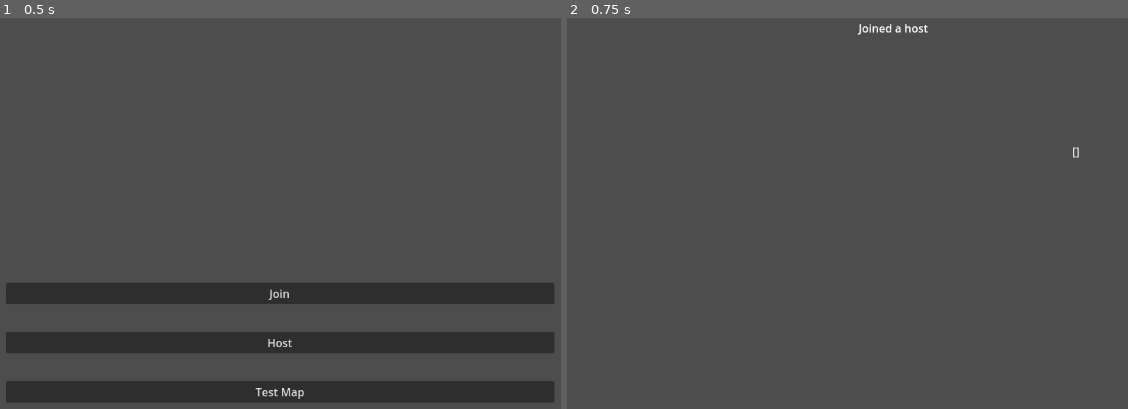
Above: before the commit, frames 1-2 (left to right).
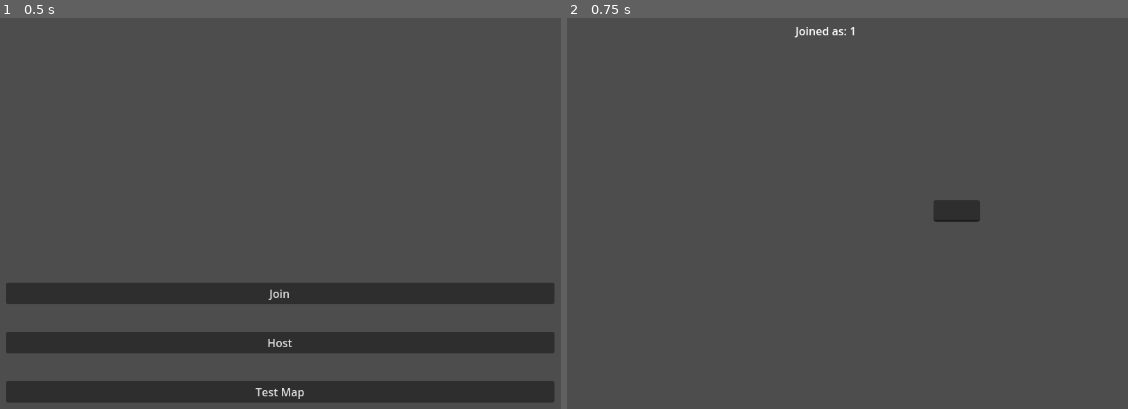
Above: after the commit, the same moments.

Repository: DragonCat4012/Shyv_Game
Game: Godot game, scene res://Scenes/menu.tscn
The game is run twice, just before and just after one commit, with the same random seed, the same clock (stepped at 60 frames per second) and the same inputs.
Inputs:
- Up to frame 1 (0.5 s): no input
- Up to frame 2 (0.75 s): click "Join" at 0.5 s

Frame 1 is identical in both runs. In frame 2, 0.7% of the frame differs, in the area x 40-92%, y 1-53%.

Commit message:
send Messages in lobby

Diff:
--- a/GamManager.gd
+++ b/GamManager.gd
@@ -3,39 +3,82 @@
 var multiplayer_peer = ENetMultiplayerPeer.new()
 const Port = 9999
 const Adress = "127.0.0.1"
-var connected_peer_ids = []
+var connected_peer_ids: Array[int] = []
+var messages = {}
 
 func _on_host_pressed():
 	multiplayer_peer.create_server(Port)
 	multiplayer.multiplayer_peer = multiplayer_peer
-	print("created host id: ", multiplayer.get_unique_id())
+	print_signed("created host id: ", multiplayer.get_unique_id())
 
 	multiplayer_peer.peer_connected.connect(
 		func(new_peer_id):
-			rpc("add_newly_connected_player_character", new_peer_id)
+			rpc("_on_player_connected", new_peer_id)
 			rpc_id(new_peer_id, "add_previously_connected_player_character", connected_peer_ids)
+			rpc_id(new_peer_id, "add_previously_send_messages", messages)
 			addPlayer(new_peer_id)
+	)
+	multiplayer_peer.peer_disconnected.connect(
+		func(old_peer_id):
+			rpc("_on_player_diconnected", old_peer_id)
+			removePlayer(old_peer_id)
 	)
 
 func _on_join_pressed():
 	multiplayer_peer.create_client(Adress, Port)
 	multiplayer.multiplayer_peer = multiplayer_peer
-	print("join with: ", multiplayer.get_unique_id())
-	print("remote id: ", multiplayer.get_peers())
-
-func _on_message_input_text_submitted(new_text):
-	pass
+	print_signed("join with: ", multiplayer.get_unique_id())
+	print_signed("already joined players: ", multiplayer.get_peers())
+	connected_peer_ids.assign(multiplayer.get_peers())
 
 func addPlayer(peer_id):
 	connected_peer_ids.append(peer_id)
+	messages[peer_id] = ""
+
+func removePlayer(peer_id):
+	connected_peer_ids.erase(peer_id)
+	messages.erase(peer_id)
 
 @rpc
-func add_newly_connected_player_character(new_per_id):
-	print("added newly: ", new_per_id)
+func _on_player_connected(new_per_id):
+	'''Called on every peer'''
+	print_signed("Added player: ", new_per_id)
 	addPlayer(new_per_id)
 
 @rpc
+func _on_player_diconnected(new_per_id):
+	'''Called on every peer'''
+	print_signed("remove player: ", new_per_id)
+	removePlayer(new_per_id)
+
+@rpc # only server can call it
 func add_previously_connected_player_character(peer_ids):
-	print("added a few: ", peer_ids)
+	print_signed("added a few: ", peer_ids)
 	for peer_id in peer_ids:
 		addPlayer(peer_id)
+@rpc
+func add_previously_send_messages(msgs):
+	messages = msgs
+
+# Util
+func print_signed(arg, arg2 = "", arg3 = "", arg4 = ""):
+	print("[",multiplayer.get_unique_id(), "]: ", arg, arg2, arg3, arg4)
+
+# Lobby Stuff
+@rpc("any_peer", "call_local") # Any peer can call it, calls on self
+func _on_lobby_message(msg):
+	var peer_id = multiplayer.get_remote_sender_id()
+	print_signed("Fucntion called by peer: ", peer_id," msg: ", msg)
+	messages[peer_id] = msg
+
+func send_lobby_message(newMessage):
+	rpc("_on_lobby_message", newMessage)
+	#messages[multiplayer.get_unique_id()] = newMessage
+
+@rpc("any_peer")# Any peer can call it,
+func my_func_any_peer():
+	var peer_id = multiplayer.get_remote_sender_id()
+	if peer_id == get_multiplayer_authority():
+		# The authority is not allowed to call this function.
+		return
+	print_signed("Fucntion called by a remote peer: ", multiplayer.get_remote_sender_id())
--- a/Scenes/PreGame/PeerView.gd
+++ b/Scenes/PreGame/PeerView.gd
@@ -1,6 +1,24 @@
 extends Node2D
 
 @onready var host_name = $HostName
+@onready var peer_list = $PeerList
+@onready var name_field = $nameField
 
 func _process(delta):
-	host_name.text = str(GamManager.connected_peer_ids)
+	peer_list.text = show_messages()#str(GamManager.connected_peer_ids)
+	host_name.text = "Joined as: " + str(GamManager.multiplayer.get_unique_id())
+
+func display_message(message):
+	GamManager.send_lobby_message(message)
+
+func _on_line_edit_text_submitted(new_text):
+	display_message(new_text)
+
+func show_messages() -> String:
+	var str = ""
+	for peer in GamManager.connected_peer_ids:
+		var str2 = str(peer)
+		if peer in GamManager.messages.keys():
+			str2 += ": " + GamManager.messages[peer]
+		str += str2
+	return str
--- a/Scenes/PreGame/PeerView.tscn
+++ b/Scenes/PreGame/PeerView.tscn
@@ -5,16 +5,24 @@
 [node name="PeerView" type="Node2D"]
 script = ExtResource("1_hqru8")
 
-[node name="HostName" type="Label" parent="."]
+[node name="PeerList" type="Label" parent="."]
 offset_left = 913.0
 offset_top = 194.0
 offset_right = 1055.0
 offset_bottom = 496.0
 metadata/_edit_use_anchors_ = true
 
-[node name="Label2" type="Label" parent="."]
-offset_left = 605.0
-offset_top = 16.0
-offset_right = 645.0
-offset_bottom = 39.0
+[node name="HostName" type="Label" parent="."]
+offset_left = 514.0
+offset_top = 20.0
+offset_right = 614.0
+offset_bottom = 43.0
 text = "Joined a host"
+
+[node name="nameField" type="LineEdit" parent="."]
+offset_left = 713.0
+offset_top = 276.0
+offset_right = 780.063
+offset_bottom = 307.0
+
+[connection signal="text_submitted" from="nameField" to="." method="_on_line_edit_text_submitted"]
--- a/Scenes/PreGame/hostView.gd
+++ b/Scenes/PreGame/hostView.gd
@@ -1,6 +1,17 @@
 extends Node2D
 
-@onready var player_list = $PlayerList
+@onready var player_rect = $VBoxContainer/Label
+@onready var v_box_container = $VBoxContainer
+var lastArr = ""
 
 func _process(delta):
-	player_list.text = str(GamManager.connected_peer_ids)
+	#if str(GamManager.connected_peer_ids) != lastArr:
+	for child in v_box_container.get_children():
+		v_box_container.remove_child(child)
+
+	for id in GamManager.connected_peer_ids:
+		var e = player_rect.duplicate()
+		e.text = str(id) + ": " + GamManager.messages[id]
+		v_box_container.add_child(e)
+
+	lastArr = str(GamManager.connected_peer_ids)
--- a/Scenes/PreGame/hostView.tscn
+++ b/Scenes/PreGame/hostView.tscn
@@ -5,7 +5,7 @@
 [node name="HostView" type="Node2D"]
 script = ExtResource("1_a783e")
 
-[node name="Label" type="Label" parent="."]
+[node name="TitleLabel" type="Label" parent="."]
 offset_left = 557.0
 offset_top = 43.0
 offset_right = 597.0
@@ -13,8 +13,22 @@
 text = "Host View
 "
 
-[node name="PlayerList" type="Label" parent="."]
-offset_left = 533.0
-offset_top = 135.0
-offset_right = 660.0
-offset_bottom = 372.0
+[node name="TitleLabel2" type="Label" parent="."]
+offset_left = 160.0
+offset_top = 106.0
+offset_right = 237.0
+offset_bottom = 129.0
+text = "Playerlist:"
+
+[node name="VBoxContainer" type="VBoxContainer" parent="."]
+offset_left = 33.0
+offset_top = 142.0
+offset_right = 365.0
+offset_bottom = 182.0
+
+[node name="Label" type="Label" parent="VBoxContainer"]
+layout_mode = 2
+theme_override_colors/font_color = Color(0.659793, 0.645736, 0.990409, 1)
+text = "aaaa"
+horizontal_alignment = 1
+vertical_alignment = 1
